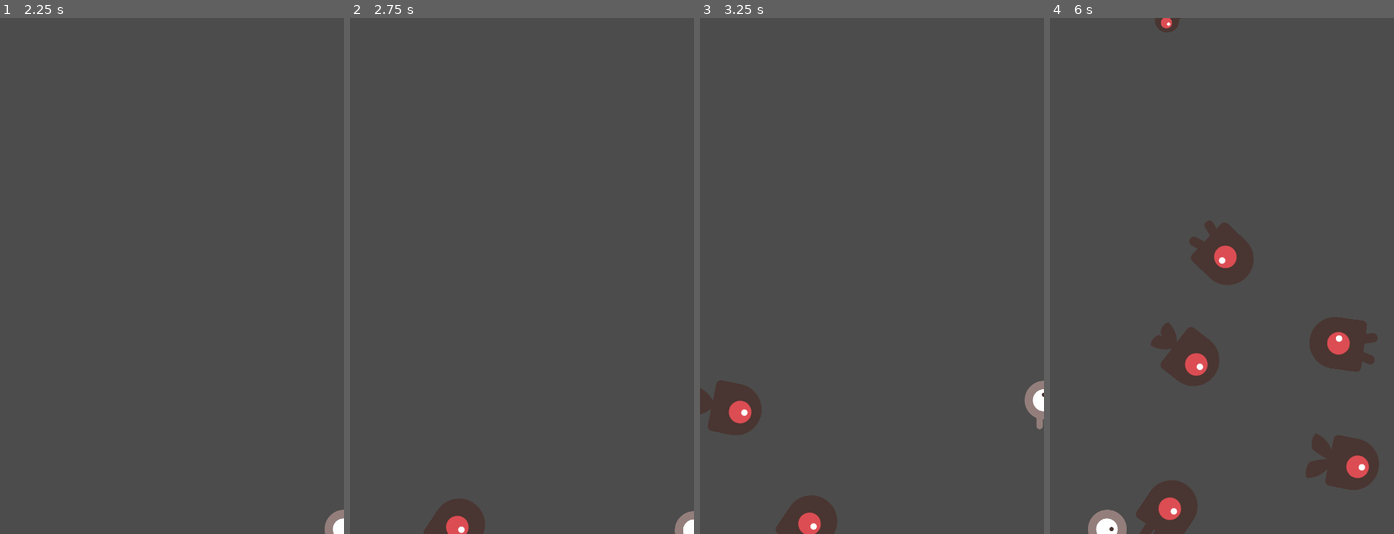
Above: before the commit, frames 1-4 (left to right).
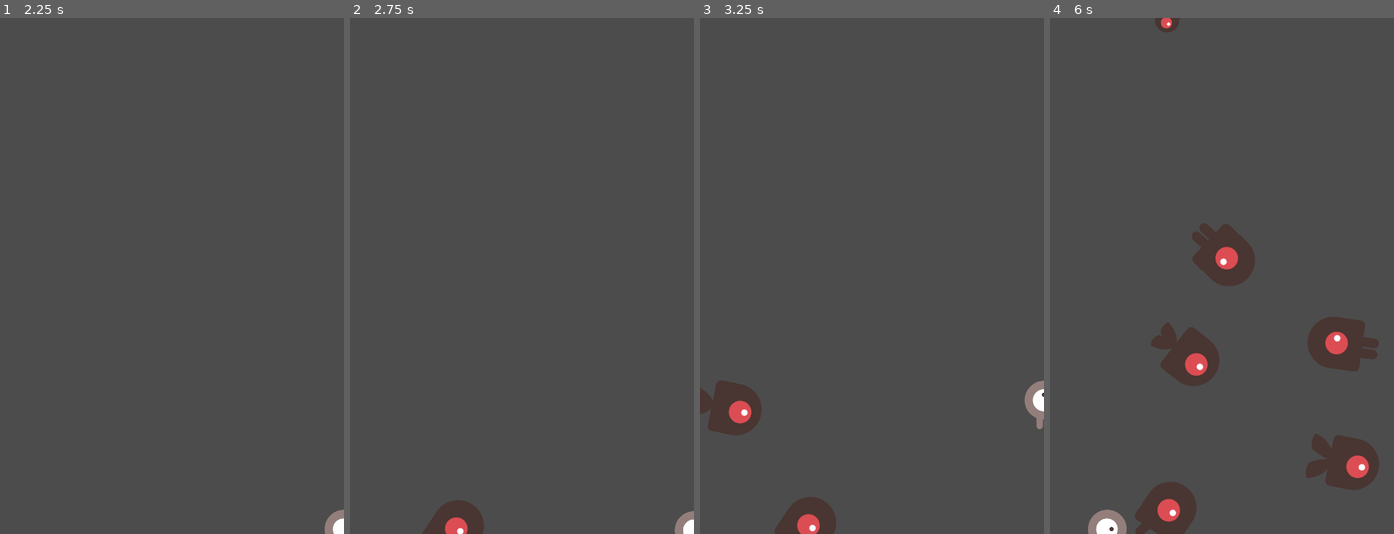
Above: after the commit, the same moments.

Repository: SebPo5/Projektowanie-Gier-Wideo
Game: Godot game, scene res://Main.tscn
The game is run twice, just before and just after one commit, with the same random seed, the same clock (stepped at 60 frames per second) and the same inputs. This scene is started directly instead of the project's main scene.
Inputs:
- Up to frame 1 (2.25 s): tap Enter at 0.5 s; hold Right (ui_right) 0.53-1.28 s; hold Down (ui_down) 1.28-2.03 s; hold Right (ui_right) from 2.03 s (still down)
- Up to frame 2 (2.75 s): keep holding Right (ui_right)
- Up to frame 3 (3.25 s): release Right (ui_right) at 2.78 s; hold Up (ui_up) from 2.78 s (still down)
- Up to frame 4 (6 s): release Up (ui_up) at 3.53 s; hold Left (ui_left) 3.53-5.03 s; hold Down (ui_down) 5.03-5.78 s; hold Right (ui_right) from 5.78 s (still down)

Frame 1 is identical in both runs. In frame 2, less than 0.1% of the frame differs, in the area x 27-40%, y 93-100%; in frame 3, 0.1%; in frame 4, 0.7%, in the area x 24-96%, y 39-100%.

Commit message:
Commit po zajęciach (9.11)

Diff:
--- a/06_11_2020/Main.gd
+++ b/06_11_2020/Main.gd
@@ -32,7 +32,7 @@
 	# Create a Mob instance and add it to the scene.
 	var mob = Mob.instance()
 	add_child(mob)
-# Set the mob's direction perpendicular to the path direction.
+	# Set the mob's direction perpendicular to the path direction.
 	var direction = $MobPath/MobSpawnLocation.rotation + PI / 2
 	# Set the mob's position to a random location.
 	mob.position = $MobPath/MobSpawnLocation.position
--- a/06_11_2020/Main.tscn
+++ b/06_11_2020/Main.tscn
@@ -32,6 +32,7 @@
 position = Vector2( 240, 450 )
 
 [node name="MobPath" type="Path2D" parent="."]
+position = Vector2( 0, 1 )
 curve = SubResource( 1 )
 
 [node name="MobSpawnLocation" type="PathFollow2D" parent="MobPath"]
--- a/06_11_2020/Mob.tscn
+++ b/06_11_2020/Mob.tscn
@@ -27,7 +27,7 @@
 } ]
 
 [sub_resource type="CapsuleShape2D" id=2]
-radius = 35.1095
+radius = 31.5561
 
 [node name="Mob" type="RigidBody2D"]
 scale = Vector2( 0.5, 0.5 )
@@ -41,6 +41,7 @@
 scale = Vector2( 0.75, 0.75 )
 frames = SubResource( 1 )
 animation = "walk"
+frame = 1
 playing = true
 
 [node name="CollisionShape2D" type="CollisionShape2D" parent="."]
